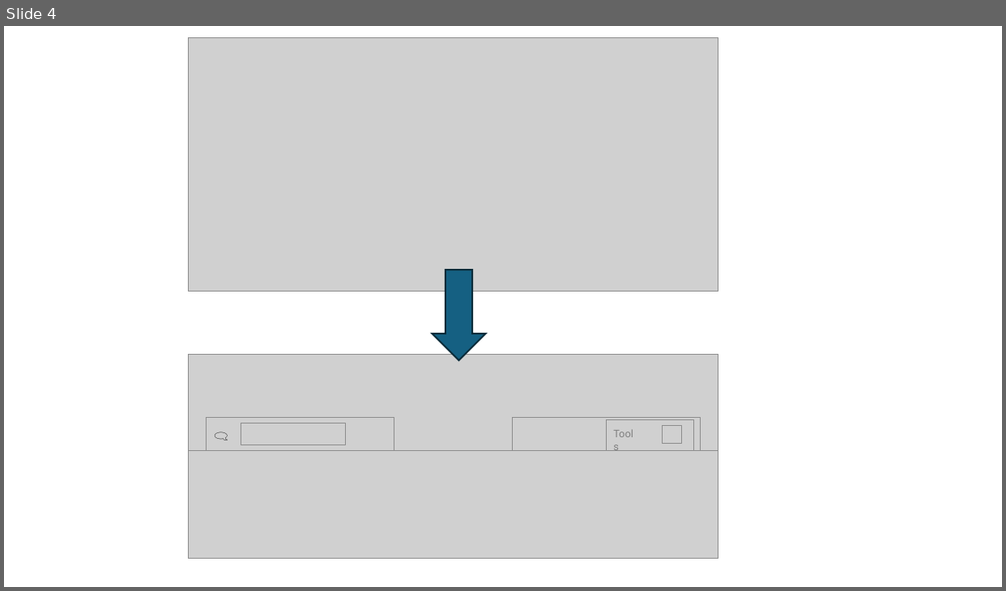
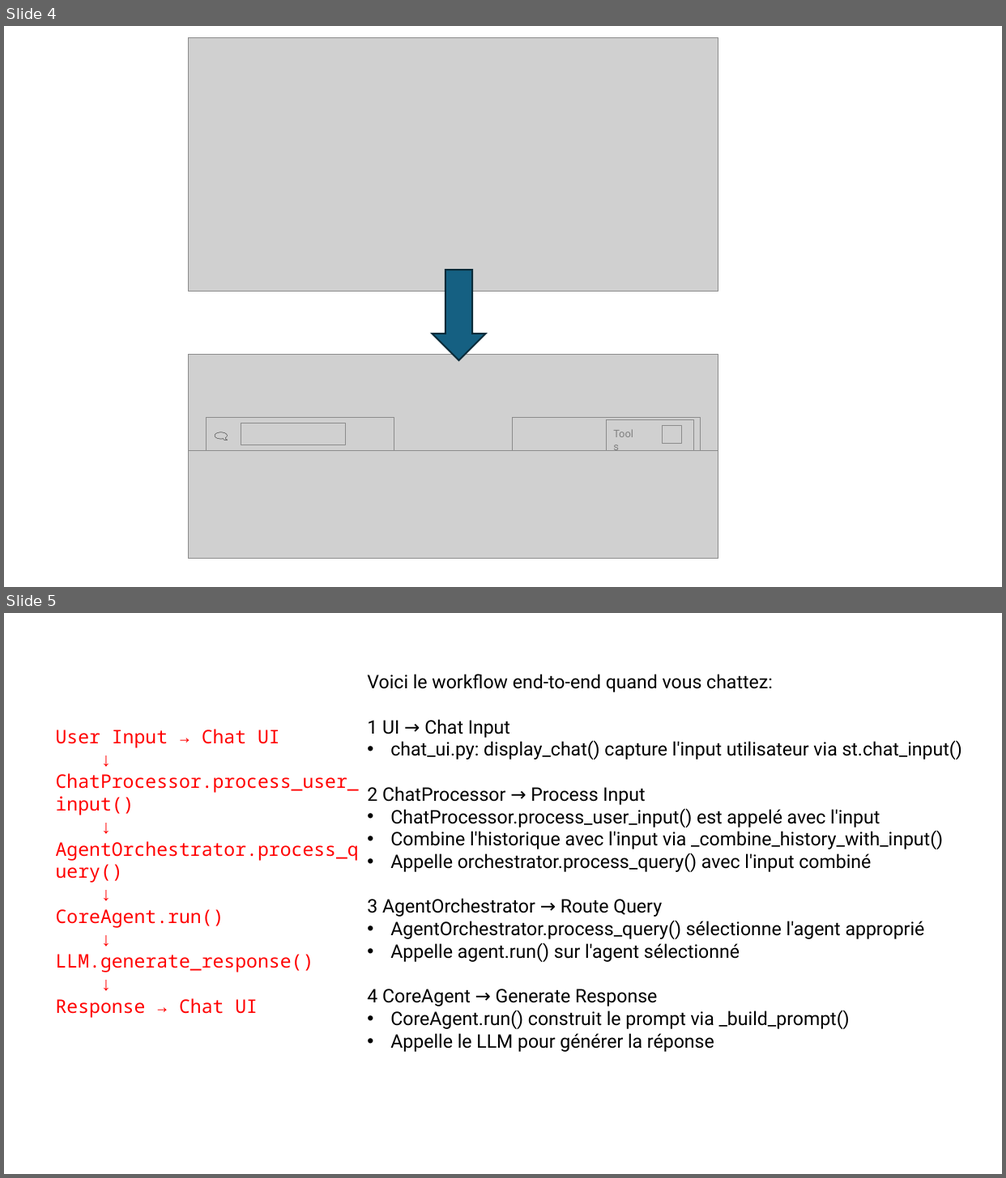
Before and after one commit to wilsto/JarvisOne, a slide deck: docs/features.pptx. Shown one above the other, each under a label of ours: slide 4 before the commit, slides 4 and 5 after it. The pictures are 1006x591 and 1006x1178 pixels, drawn with LibreOffice and Linux fonts; fonts in the diff are those of the drawing; grey boxes stand for pictures. Boxes give left, top, right and bottom in pixels: in the first picture for what was removed or moved away, otherwise in the second. Text is boxed around its words. In the diff, an @@ line names an element or a change of style, - is before the commit and + after.

```diff
--- a/docs/features.pptx
+++ b/docs/features.pptx
@@ slide 5 added at (x1=4, y1=613, x2=1002, y2=1174), background #FFFFFF @@
@@ text added at (x1=367, y1=674, x2=962, y2=1052), 18 pt, text #000000 @@
+Voici le workflow end-to-end quand vous chattez:
+1 UI → Chat Input
+• chat_ui.py: display_chat() capture l'input utilisateur via st.chat_input()
+2 ChatProcessor → Process Input
+• ChatProcessor.process_user_input() est appelé avec l'input
+• Combine l'historique avec l'input via _combine_history_with_input()
+• Appelle orchestrator.process_query() avec l'input combiné
+3 AgentOrchestrator → Route Query
+• AgentOrchestrator.process_query() sélectionne l'agent approprié
+• Appelle agent.run() sur l'agent sélectionné
+4 CoreAgent → Generate Response
+• CoreAgent.run() construit le prompt via _build_prompt()
+• Appelle le LLM pour générer la réponse
@@ text added at (x1=56, y1=729, x2=359, y2=1018), 18 pt, text #FF0000 @@
+User Input → Chat UI
+↓
+ChatProcessor.process_user_input()
+↓
+AgentOrchestrator.process_query()
+↓
+CoreAgent.run()
+↓
+LLM.generate_response()
+↓
+Response → Chat UI
```
Also in this commit, not shown: 15 other files.
